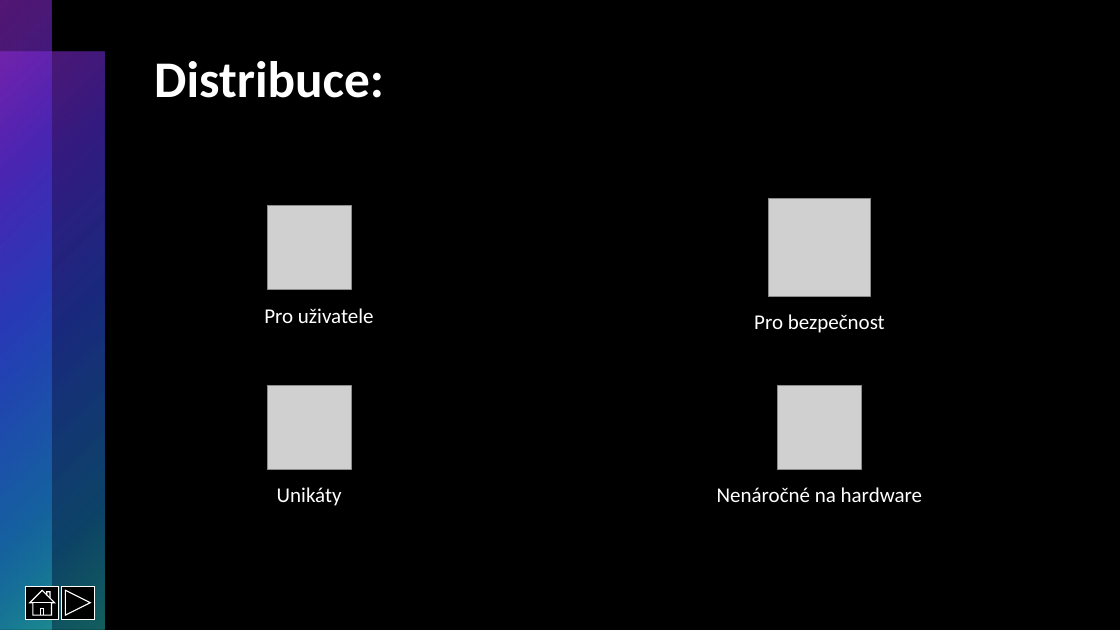
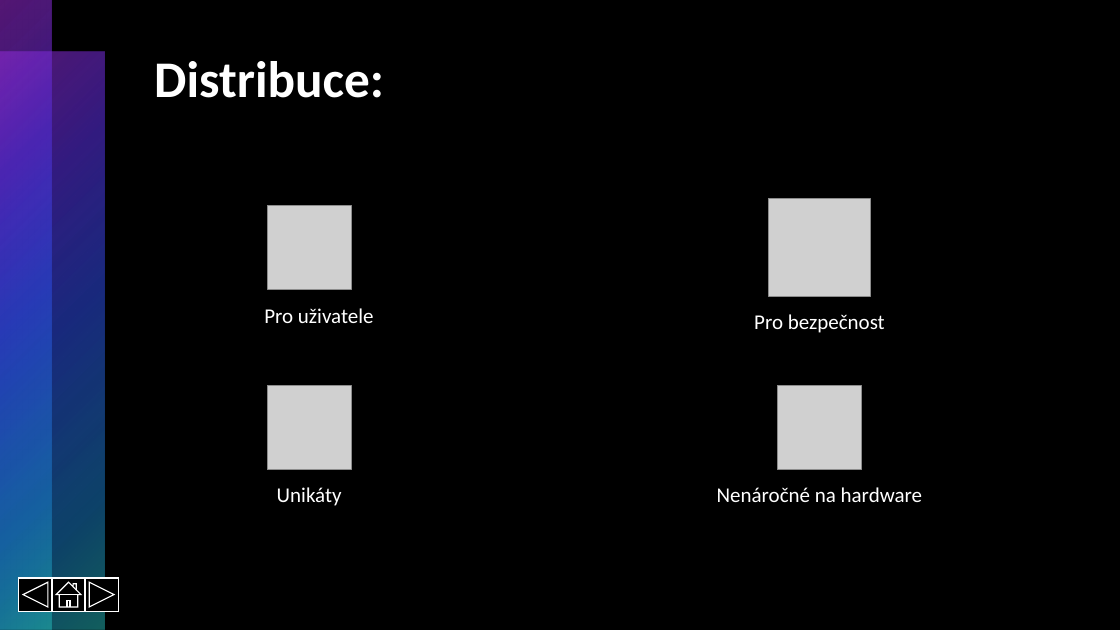
Before and after one commit to RadRoz12/Linux, a slide deck: slide 15 of Linux.pptx. Drawn at 1120x630 pixels with LibreOffice and Linux fonts; fonts in the diff are those of the drawing; grey boxes stand for pictures. Boxes give left, top, right and bottom in pixels: in the first picture for what was removed or moved away, otherwise in the second. Text is boxed around its words. In the diff, an @@ line names an element or a change of style, - is before the commit and + after.

```diff
--- a/Linux.pptx
+++ b/Linux.pptx
@@ action button back previous added at (19, 578, 52, 611), fill #000000, outline #FFFFFF 1 pt @@
@@ action button home: place and size @@
-action button home at (26, 586, 59, 619)
+action button home at (52, 578, 85, 611)
@@ action button forward next: place and size @@
-action button forward next at (61, 586, 94, 619)
+action button forward next at (85, 578, 118, 611)
```
Also in this commit, not shown: 14 other slides changed.
